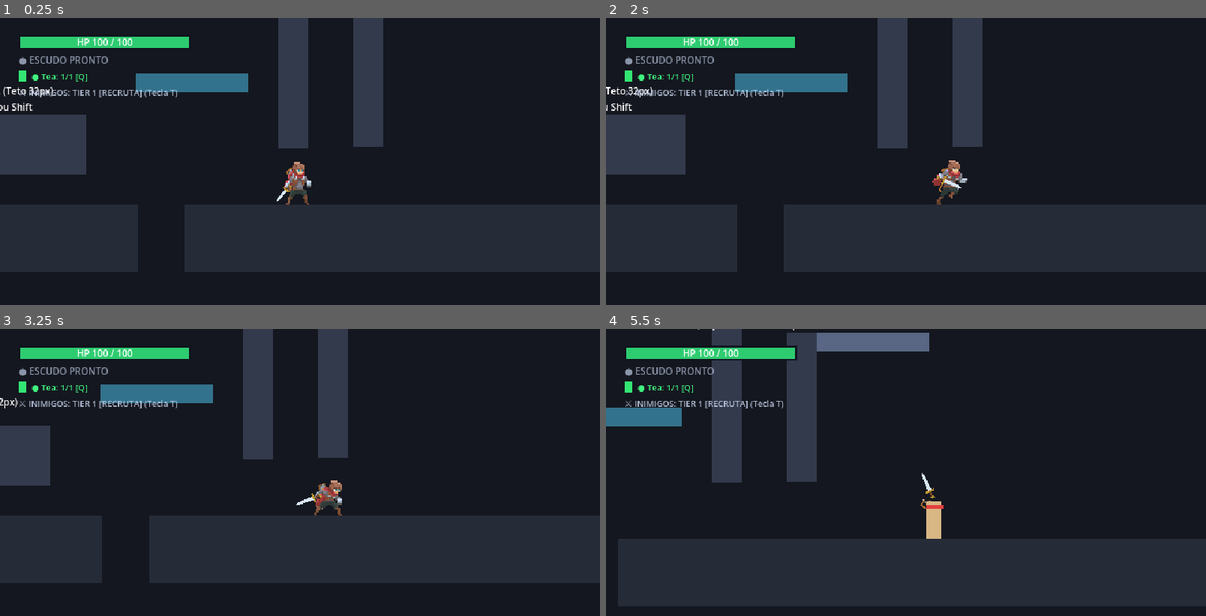
Above: before the commit, frames 1-4 (two rows, left to right).
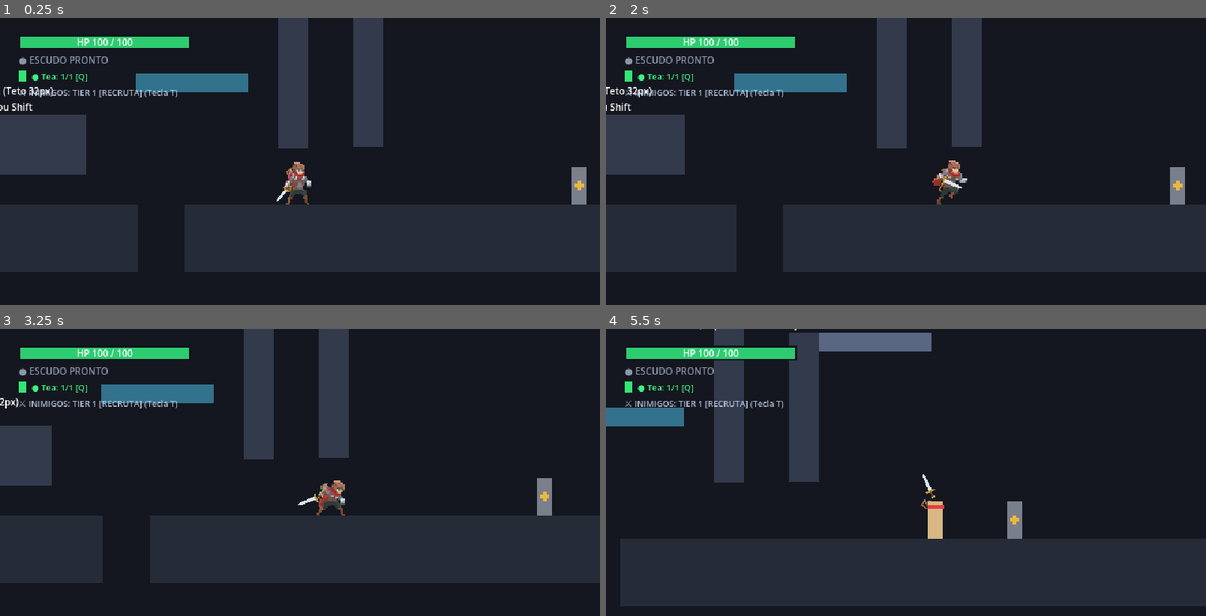
Above: after the commit, the same moments.

Repository: Theadrill/Godot-Roguelike-Prototype
Game: Godot game, scene res://src/world/movement_gym.tscn
Two runs of this game, one before a commit and one after it. Both use one fixed random seed, a clock stepped at 60 frames per second and the inputs below.
Inputs (mouse positions are in pixels of both pictures, inside the frame that each line leads up to):
- Up to frame 1 (0.25 s): no input
- Up to frame 2 (2 s): tap A (move_left) at 0.5, 1.25 s; move the mouse to (1038, 170) at 0.52 s; press the mouse at (1038, 170) at 0.53 s; hold D (move_right) from 0.53 s (still down); tap Space (jump) at 0.77, 1.52 s; move the mouse to (786, 204) at 1.27 s; release the mouse at (786, 204) at 1.28 s; right-click (786, 204) at 1.35 s
- Up to frame 3 (3.25 s): tap A (move_left) at 2 s; move the mouse to (360, 423) at 2.02 s; release D (move_right) at 2.03 s; hold A (move_left) 2.03-2.78 s; tap Q (heal) at 2.1 s; move the mouse to (270, 564) at 2.77 s; hold D (move_right) from 2.78 s (still down); tap E (interact) at 2.85 s; click (270, 564) at 2.92 s; tap Space (jump) at 3.02 s
- Up to frame 4 (5.5 s): tap A (move_left) at 3.5, 4.25 s; move the mouse to (1086, 547) at 3.52 s; hold Keypad 2 (look_down) 3.53-4.28 s; tap Space (jump) at 3.77, 4.52 s; move the mouse to (726, 446) at 4.27 s; release D (move_right) at 4.28 s; hold A (move_left) 4.28-5.03 s; tap Keypad 4 (look_left) at 4.35 s; move the mouse to (936, 498) at 5.02 s; hold D (move_right) from 5.03 s (still down); tap Keypad 6 (look_right) at 5.1 s; click (936, 498) at 5.17 s

The runs differ from the first frame. In frame 1, 0.3% of the frame differs, in the area x 95-98%, y 51-66%; in frame 2, 0.9%; in frame 3, 1.1%; in frame 4, 1.3%, in the area x 2-70%, y 0-97%.

Commit message:
feat(combat): implement active hitbox frame windows (Dead Cells / Blasphemous pattern)

Diff:
--- a/src/combat/combo_step_data.gd
+++ b/src/combat/combo_step_data.gd
@@ -64,7 +64,16 @@
 ## Dica: Muito útil para inverter um corte de cima para baixo transformando-o em um corte de baixo para cima!
 @export var step_slash_flip_v: bool = false
 
-@export_group("Hitbox Base do Golpe")
+@export_group("Hitbox Base do Golpe (Active Frames)")
+
+## Frame inicial em que a Hitbox de dano LIGA (padrão Dead Cells / Blasphemous / Nine Sols).
+## Nos frames anteriores a este (Windup), a espada está puxando para trás e NÃO causa dano.
+## Ex: No 'attack1' a meia-lua do slash surge no Frame 2; no 'attack2' surge no Frame 3.
+@export_range(0, 20, 1) var active_start_frame: int = 2
+
+## Último frame em que a Hitbox de dano permanece LIGADA antes de desligar na recuperação (Recovery).
+## Ex: No 'attack1' permanece ativa nos frames 2 e 3; no 'attack2' nos frames 3 e 4.
+@export_range(0, 20, 1) var active_end_frame: int = 3
 
 ## Tamanho base (Largura x Altura em pixels) da caixa de colisão de dano deste golpe.
 ## Se a arma estiver com 'sync_hitbox_with_slash' ativo, esta caixa crescerá automaticamente junto com a escala do slash!
--- a/src/combat/sets/set_axe_heavy.tres
+++ b/src/combat/sets/set_axe_heavy.tres
@@ -15,6 +15,8 @@
 step_slash_scale = Vector2(1.05, 1.05)
 step_slash_flip_h = false
 step_slash_flip_v = false
+active_start_frame = 2
+active_end_frame = 3
 hitbox_size = Vector2(32, 28)
 hitbox_position = Vector2(20, -20)
 
@@ -30,6 +32,8 @@
 step_slash_scale = Vector2(1.05, 1.05)
 step_slash_flip_h = false
 step_slash_flip_v = false
+active_start_frame = 3
+active_end_frame = 4
 hitbox_size = Vector2(32, 28)
 hitbox_position = Vector2(20, -20)
 
--- a/src/combat/sets/set_dagger_fast.tres
+++ b/src/combat/sets/set_dagger_fast.tres
@@ -15,6 +15,8 @@
 step_slash_scale = Vector2(0.85, 0.85)
 step_slash_flip_h = false
 step_slash_flip_v = false
+active_start_frame = 2
+active_end_frame = 3
 hitbox_size = Vector2(28, 24)
 hitbox_position = Vector2(18, -20)
 
@@ -30,6 +32,8 @@
 step_slash_scale = Vector2(0.85, 0.85)
 step_slash_flip_h = false
 step_slash_flip_v = false
+active_start_frame = 3
+active_end_frame = 4
 hitbox_size = Vector2(28, 24)
 hitbox_position = Vector2(18, -20)
 
--- a/src/combat/sets/set_hammer_crusher.tres
+++ b/src/combat/sets/set_hammer_crusher.tres
@@ -15,6 +15,8 @@
 step_slash_scale = Vector2(1.15, 1.15)
 step_slash_flip_h = false
 step_slash_flip_v = false
+active_start_frame = 2
+active_end_frame = 3
 hitbox_size = Vector2(34, 30)
 hitbox_position = Vector2(21, -20)
 
@@ -30,6 +32,8 @@
 step_slash_scale = Vector2(1.15, 1.15)
 step_slash_flip_h = false
 step_slash_flip_v = false
+active_start_frame = 3
+active_end_frame = 4
 hitbox_size = Vector2(34, 30)
 hitbox_position = Vector2(21, -20)
 
--- a/src/combat/sets/set_sword_standard.tres
+++ b/src/combat/sets/set_sword_standard.tres
@@ -15,6 +15,8 @@
 step_slash_scale = Vector2(1, 1)
 step_slash_flip_h = false
 step_slash_flip_v = false
+active_start_frame = 2
+active_end_frame = 3
 hitbox_size = Vector2(32, 28)
 hitbox_position = Vector2(20, -20)
 
@@ -30,6 +32,8 @@
 step_slash_scale = Vector2(1, 1)
 step_slash_flip_h = false
 step_slash_flip_v = false
+active_start_frame = 3
+active_end_frame = 4
 hitbox_size = Vector2(32, 28)
 hitbox_position = Vector2(20, -20)
 
--- a/src/combat/weapon_data.gd
+++ b/src/combat/weapon_data.gd
@@ -348,6 +348,22 @@
 			return step_data.step_slash_flip_v
 	return false
 
+## Retorna o frame inicial em que a Hitbox de dano liga neste passo (fim do Windup / início do Slash).
+func get_step_active_start_frame(step_index: int) -> int:
+	if attack_set and not attack_set.steps.is_empty():
+		var step_data: ComboStepData = attack_set.get_step(step_index)
+		if step_data:
+			return maxi(0, step_data.active_start_frame)
+	return 3 if step_index == 1 else 2
+
+## Retorna o último frame em que a Hitbox de dano fica ligada neste passo (antes do Recovery).
+func get_step_active_end_frame(step_index: int) -> int:
+	if attack_set and not attack_set.steps.is_empty():
+		var step_data: ComboStepData = attack_set.get_step(step_index)
+		if step_data:
+			return maxi(get_step_active_start_frame(step_index), step_data.active_end_frame)
+	return 4 if step_index == 1 else 3
+
 ## Calcula a posição e tamanho finais da Hitbox física do golpe no chão,
 ## sincronizando automaticamente com o offset/escala do slash se 'hitbox_sync_with_slash' estiver ativo.
 func get_step_hitbox_metrics(step_index: int) -> Dictionary:
--- a/src/entities/player/states/attack_state.gd
+++ b/src/entities/player/states/attack_state.gd
@@ -13,6 +13,14 @@
 
 var is_charging: bool = false
 var charge_progress: float = 0.0
+
+var _step_duration: float = 0.36
+var _step_total_frames: int = 5
+var _step_active_start_frame: int = 2
+var _step_active_end_frame: int = 3
+var _hitbox_opened_for_step: bool = false
+var _pending_forward_impulse: float = 0.0
+var _step_body_anim_active: bool = false
 
 const COMBO_WINDOW: float = 1.35
 
@@ -51,7 +59,14 @@
 
 func _start_combo_step(charge_ratio: float = 0.0) -> void:
 	combo_buffered = false
-	attack_timer = player.weapon.get_step_duration(current_step) if player.weapon else 0.36
+	_step_duration = player.weapon.get_step_duration(current_step) if player.weapon else 0.36
+	attack_timer = _step_duration
+	_step_active_start_frame = player.weapon.get_step_active_start_frame(current_step) if player.weapon else (3 if current_step == 1 else 2)
+	_step_active_end_frame = player.weapon.get_step_active_end_frame(current_step) if player.weapon else (4 if current_step == 1 else 3)
+	_step_total_frames = 6 if current_step == 1 else 5
+	_hitbox_opened_for_step = false
+	_pending_forward_impulse = 0.0
+	_step_body_anim_active = false
 
 	# Allow reversing direction between combo steps if steering
 	var input_dir: float = Input.get_axis("move_left", "move_right")
@@ -80,17 +95,20 @@
 			player.hitbox.knockback_direction = Vector2(player.facing_direction * 0.15, 1.0).normalized()
 		else:
 			# Ground low crouch sweep
-			player.velocity.x = player.facing_direction * 25.0
+			_pending_forward_impulse = 25.0
+			player.velocity.x = player.facing_direction * 8.0
 			if player.hitbox.has_node("CollisionShape2D"):
 				player.hitbox.get_node("CollisionShape2D").position = Vector2(20.0, -10.0)
 				(player.hitbox.get_node("CollisionShape2D").shape as RectangleShape2D).size = Vector2(32.0, 20.0)
 			player.hitbox.knockback_direction = Vector2(player.facing_direction, -0.1).normalized()
 	else:
-		# Forward physical step (bonus impulse on charged smash!)
+		# Forward physical step synchronized with windup -> active slash release (Dead Cells / Blasphemous pattern)
 		var impulse_mult: float = 1.0 + charge_ratio * 0.4
 		var base_impulse: float = player.weapon.get_step_impulse(current_step) if player.weapon else 80.0
 		var forward_impulse: float = base_impulse * impulse_mult
-		player.velocity.x = player.facing_direction * forward_impulse
+		_pending_forward_impulse = forward_impulse
+		# Slight foot shift during windup; full lunge unleashes on the active slash frame!
+		player.velocity.x = player.facing_direction * (forward_impulse * 0.25)
 		if player.hitbox.has_node("CollisionShape2D"):
 			var hb_metrics: Dictionary = player.weapon.get_step_hitbox_metrics(current_step) if player.weapon else {"position": Vector2(20.0, -20.0), "size": Vector2(32.0, 28.0)}
 			player.hitbox.get_node("CollisionShape2D").position = hb_metrics["position"]
@@ -101,7 +119,7 @@
 	if player.is_on_floor():
 		player.velocity.y = 0.0
 
-	# Setup active hitbox with scaling per combo step and charge ratio
+	# Setup active hitbox metrics with scaling per combo step and charge ratio
 	var step_mult: float = player.weapon.get_step_damage_multiplier(current_step) if player.weapon else (1.0 + (current_step * 0.25))
 	var charge_mult: float = 1.0 + charge_ratio * (player.weapon.charge_damage_multiplier - 1.0)
 	var total_mult: float = step_mult * charge_mult
@@ -123,19 +141,21 @@
 		# Extra impact juice for charged strike
 		CombatFeedback.apply_hit_feedback(0.08, 0.7, 1.0, 0.15)
 
+	# Keep Hitbox OFF during Windup frames! It will activate on _step_active_start_frame.
 	player.hitbox.set_active(false)
-	player.hitbox.set_active(true)
 
 	# Dedicated combo animation on normal ground attack for melee weapons (sword, hammer, dagger, axe)
 	if player.is_on_floor() and not is_upward and not is_downward and is_melee_combo:
 		var anim_name: StringName = player.weapon.get_step_body_animation(current_step) if player.weapon else &"attack1"
 		player.play_animation(anim_name)
+		_step_body_anim_active = true
 		if player.player_sprite:
 			player.player_sprite.frame = 0
 			var target_duration: float = maxf(0.01, attack_timer)
 			var frame_count: int = 5
 			if player.player_sprite.sprite_frames and player.player_sprite.sprite_frames.has_animation(anim_name):
 				frame_count = player.player_sprite.sprite_frames.get_frame_count(anim_name)
+			_step_total_frames = maxi(1, frame_count)
 			var base_duration: float = float(frame_count) / 10.0
 			player.player_sprite.speed_scale = base_duration / target_duration
 			player._update_weapon_socket_for_frame(anim_name, 0)
@@ -144,6 +164,7 @@
 			player.player_sprite.speed_scale = 1.0
 
 	player.set_slash_visual(true, current_step, is_upward, is_downward)
+	_update_active_hitbox_window()
 
 func exit() -> void:
 	is_charging = false
@@ -219,6 +240,7 @@
 		return
 
 	attack_timer -= delta
+	_update_active_hitbox_window()
 
 	# Dodge-cancel: can always slide out of an attack immediately!
 	if player.is_slide_requested():
@@ -280,3 +302,25 @@
 				state_machine.transition_to("idle")
 		else:
 			state_machine.transition_to("fall")
+
+func _get_current_attack_frame() -> int:
+	if _step_body_anim_active and player.player_sprite and player.player_sprite.visible:
+		return player.player_sprite.frame
+	if player.slash_effect and player.slash_effect.visible and player.slash_effect is AnimatedSprite2D:
+		return (player.slash_effect as AnimatedSprite2D).frame
+	var elapsed: float = clampf(_step_duration - attack_timer, 0.0, _step_duration)
+	var ratio: float = elapsed / maxf(0.01, _step_duration)
+	return mini(_step_total_frames - 1, int(floor(ratio * float(_step_total_frames))))
+
+func _update_active_hitbox_window() -> void:
+	if not player or not player.hitbox:
+		return
+	var cur_frame: int = _get_current_attack_frame()
+	if cur_frame >= _step_active_start_frame and not _hitbox_opened_for_step:
+		_hitbox_opened_for_step = true
+		player.hitbox.set_active(true)
+		# Apply full forward lunge at the exact moment the blade/slash unleashes!
+		if _pending_forward_impulse > 0.0:
+			player.velocity.x = player.facing_direction * _pending_forward_impulse
+	elif _hitbox_opened_for_step and cur_frame > _step_active_end_frame and player.hitbox.monitoring:
+		player.hitbox.set_active(false)
--- a/src/world/movement_gym.tscn
+++ b/src/world/movement_gym.tscn
@@ -208,7 +208,7 @@
 position = Vector2(260, 288)
 
 [node name="CombatDummy2" parent="." unique_id=1953690624 instance=ExtResource("2_dummy")]
-position = Vector2(310, 288)
+position = Vector2(1321, 287)
 
 [node name="SoldierLeft" parent="." unique_id=1169979355 instance=ExtResource("3_soldier")]
 position = Vector2(121, 288)
Not shown, changed: docs/ARQUITETURA_ATTACK_SETS_E_SLASHES.md
